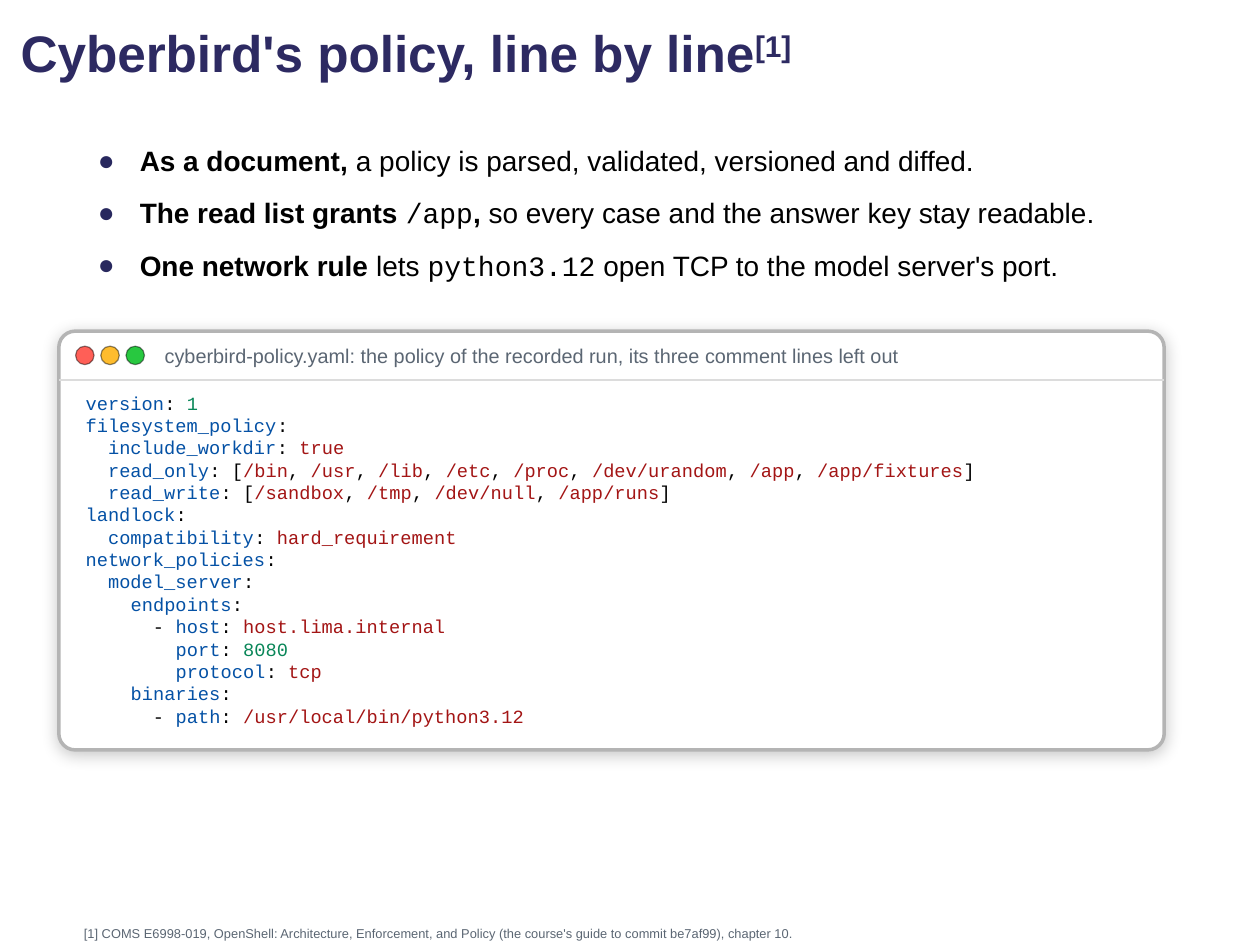
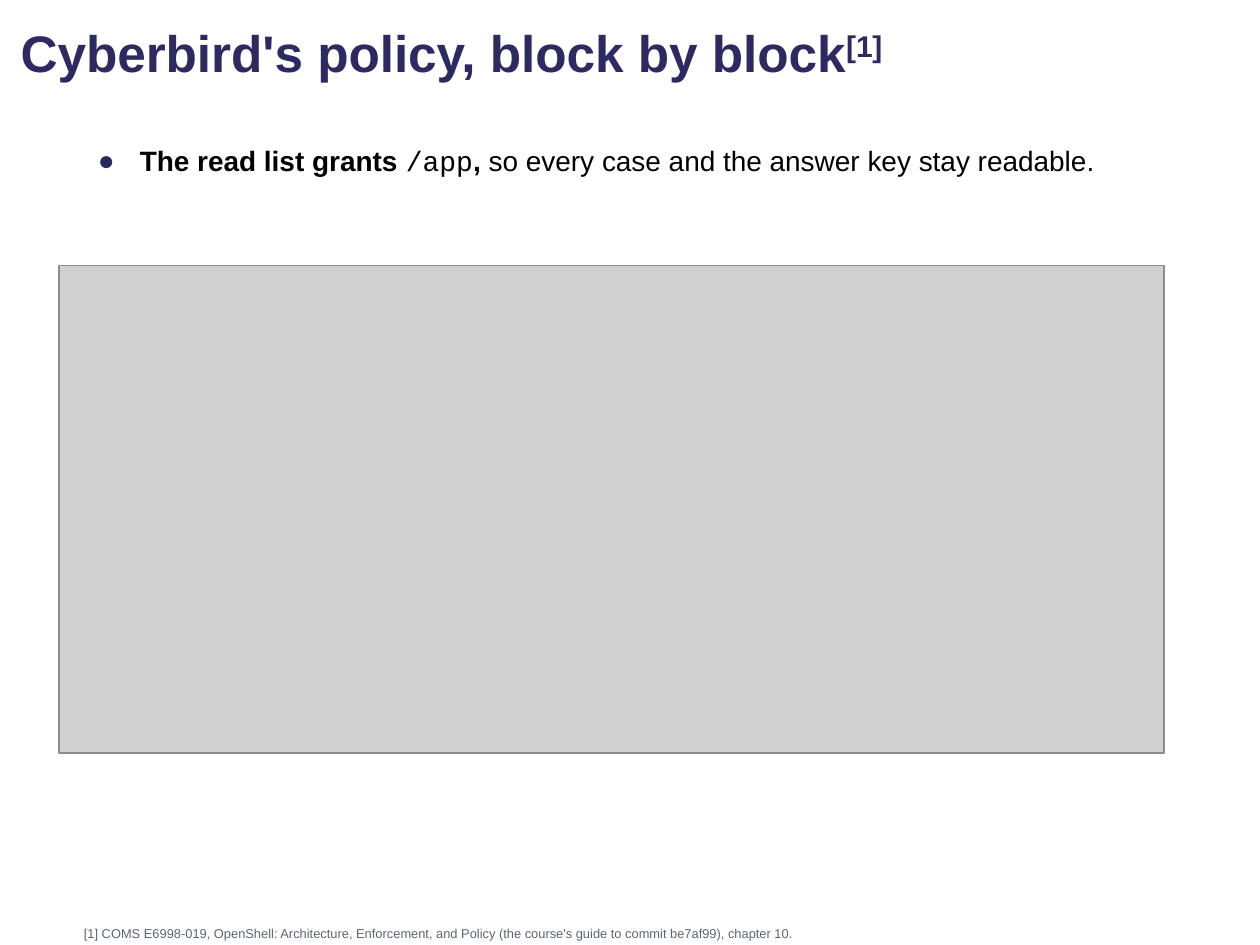
Before and after one commit to comse6998-019/lectures, a slide deck: slide 139 of lecture-6--2026-10-16/lecture6.pptx. Drawn at 1260x945 pixels with LibreOffice and Linux fonts; fonts in the diff are those of the drawing; grey boxes stand for pictures; background and template pictures are left out. Boxes give left, top, right and bottom in pixels: in the first picture for what was removed or moved away, otherwise in the second. Text is boxed around its words. In the diff, an @@ line names an element or a change of style, - is before the commit and + after.

```diff
--- a/lecture-6--2026-10-16/lecture6.pptx
+++ b/lecture-6--2026-10-16/lecture6.pptx
@@ title at bbox=[21, 34, 882, 82]: text changed @@
-Cyberbird's policy, line by line[1]
+Cyberbird's policy, block by block[1]
@@ text "The read list grants /app, ..." at bbox=[140, 150, 1095, 177]: text colour #000000 to none in "One network rule lets python3.12 open TCP ..."; bullet ● to none @@
@@ text at bbox=[140, 150, 974, 176]: paragraph removed @@
-● As a document, a policy is parsed, validated, versioned and diffed.
@@ picture added at bbox=[59, 265, 1164, 753] @@
@@ rounded rectangle removed at bbox=[59, 331, 1164, 749] @@
@@ ellipse removed at bbox=[76, 346, 94, 365] @@
@@ ellipse removed at bbox=[101, 346, 119, 365] @@
@@ ellipse removed at bbox=[126, 346, 144, 365] @@
@@ text removed at bbox=[165, 348, 898, 367] @@
-cyberbird-policy.yaml: the policy of the recorded run, its three comment lines left out
@@ line removed from (59, 380) to (1164, 380) @@
@@ text removed at bbox=[86, 397, 975, 727] @@
-version: 1
-filesystem_policy:
-include_workdir: true
-read_only: [/bin, /usr, /lib, /etc, /proc, /dev/urandom, /app, /app/fixtures]
-read_write: [/sandbox, /tmp, /dev/null, /app/runs]
-landlock:
-compatibility: hard_requirement
-network_policies:
-model_server:
-endpoints:
-- host: host.lima.internal
-port: 8080
-protocol: tcp
-binaries:
-- path: /usr/local/bin/python3.12
```
Also in this commit, not shown: 9 other slides changed, 5 slides added, 2 other files.
